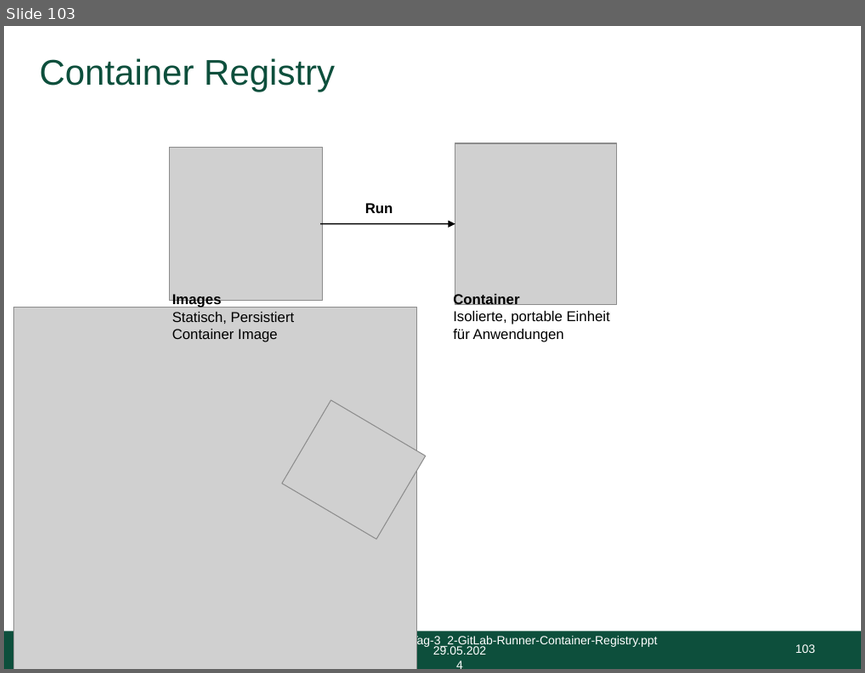
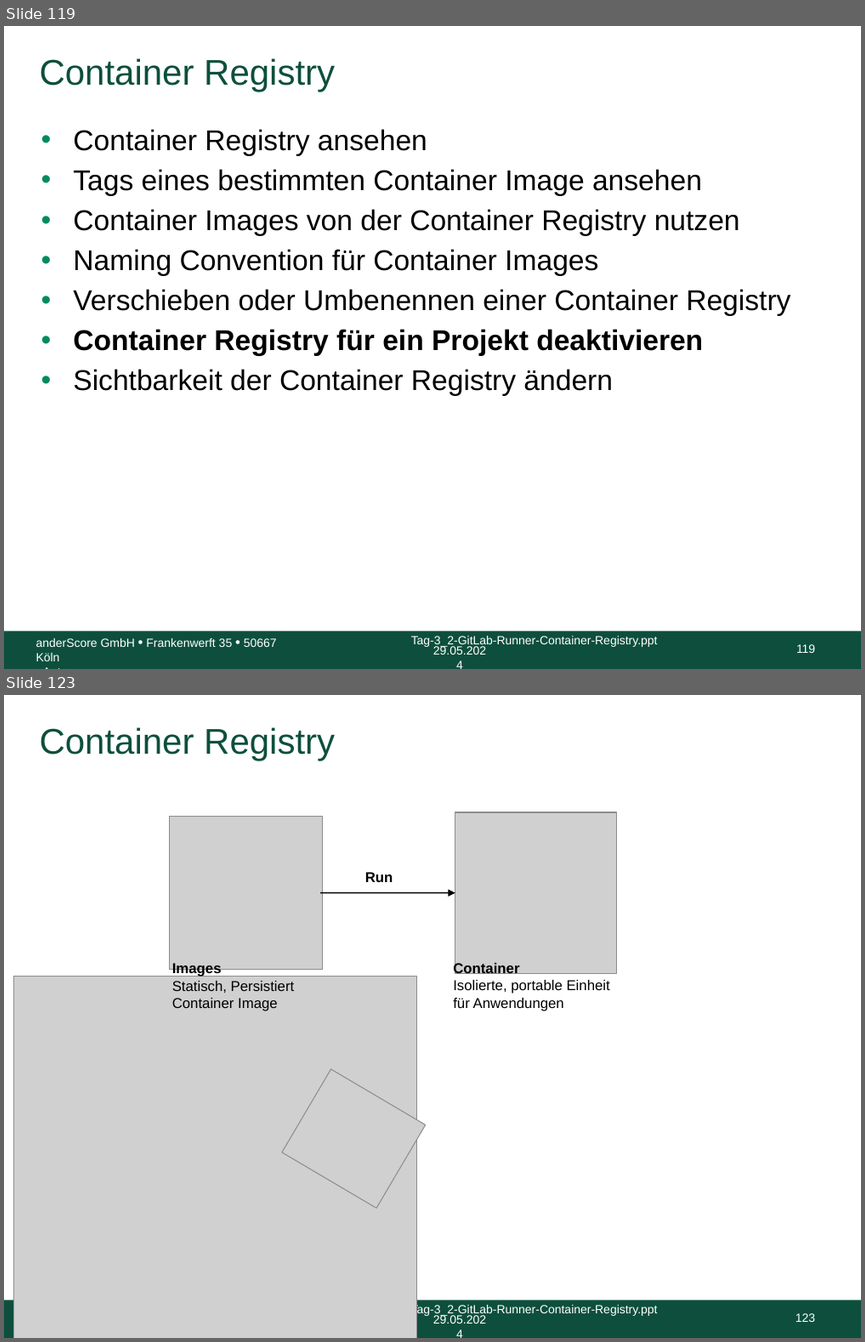
Before and after one commit to anderscore-gmbh/gitlab, a slide deck: slides/Tag-3_2-GitLab-Runner-Container-Registry.pptx. Shown one above the other, each under a label of ours: slide 103 before the commit, slides 119 and 123 after it; the slides between them are not shown. The pictures are 865x673 and 865x1342 pixels, drawn with LibreOffice and Linux fonts; fonts in the diff are those of the drawing; grey boxes stand for pictures; background and template pictures are left out. Boxes give left, top, right and bottom in pixels: in the first picture for what was removed or moved away, otherwise in the second. Text is boxed around its words. In the diff, an @@ line names an element or a change of style, - is before the commit and + after.

```diff
--- a/slides/Tag-3_2-GitLab-Runner-Container-Registry.pptx
+++ b/slides/Tag-3_2-GitLab-Runner-Container-Registry.pptx
@@ slide 119 added at [4, 26, 861, 669], background #FFFFFF; not listed: 4 template elements that a slide beside it also shows @@
@@ title added at [40, 58, 335, 91], 30 pt, text #0D4F3C @@
+Container Registry
@@ text added at [73, 129, 790, 396], 24 pt, text #000000 @@
+• Container Registry ansehen
+• Tags eines bestimmten Container Image ansehen
+• Container Images von der Container Registry nutzen
+• Naming Convention für Container Images
+• Verschieben oder Umbenennen einer Container Registry
+• Container Registry für ein Projekt deaktivieren
+• Sichtbarkeit der Container Registry ändern
@@ text added at [36, 638, 277, 661], 10 pt, text #FFFFFF @@
+anderScore GmbH • Frankenwerft 35 • 50667 Köln
+<Autor>
@@ what was slide 103 is now slide 123 @@
@@ page number at [795, 1313, 815, 1321]: text changed @@
-103
+123
```
Also in this commit, not shown: 20 other slides added, 1 slide removed.
